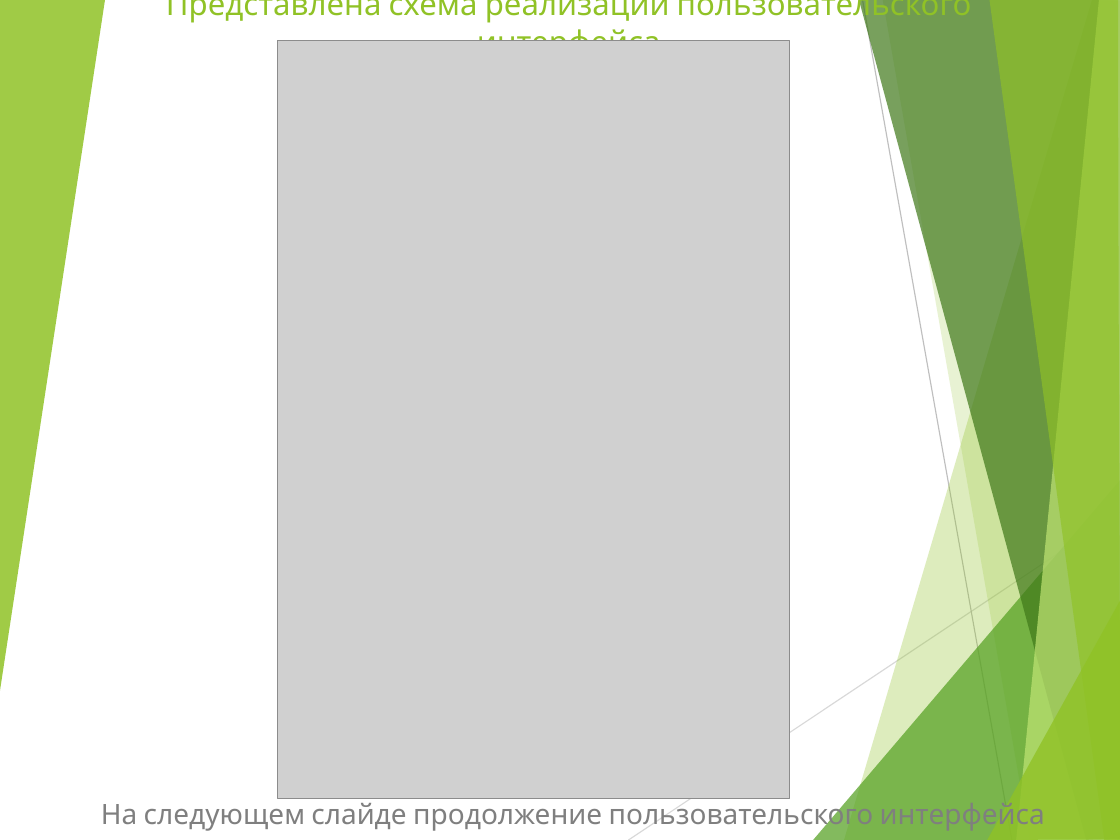
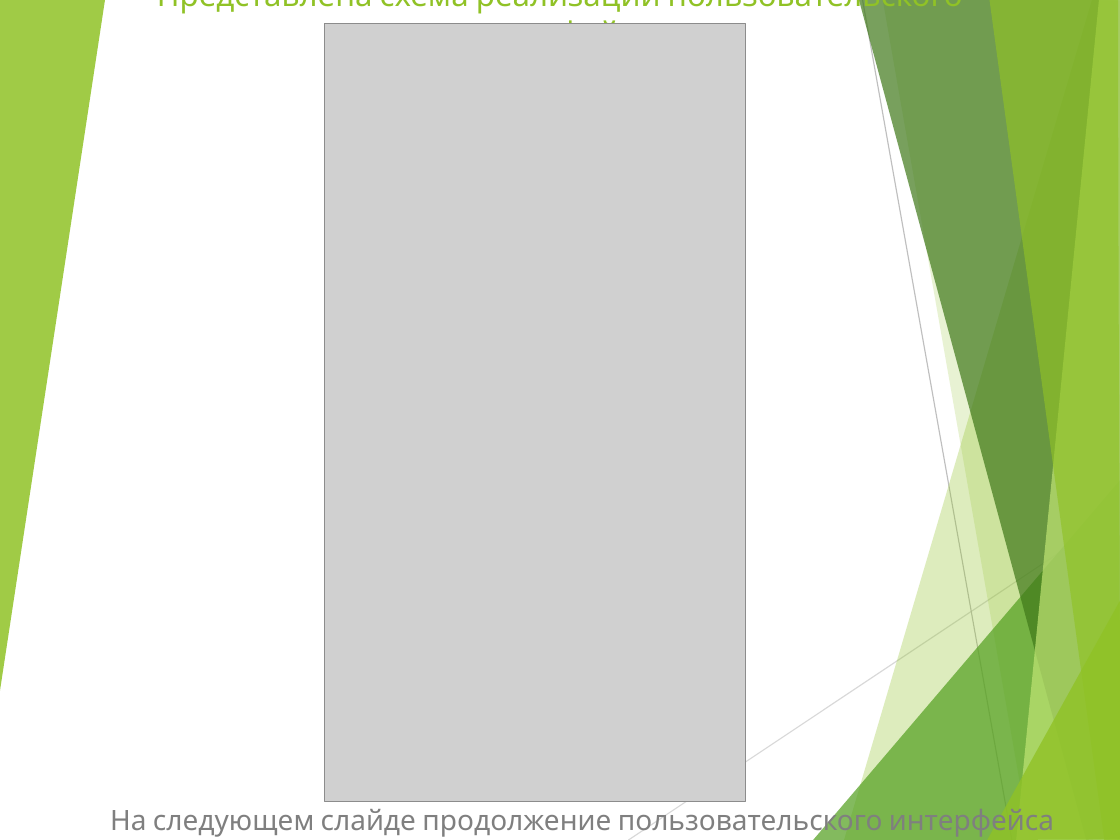
Before and after one commit to Vadim47-lab/Planet-simulator, a slide deck: slide 10 of Презентация по преддипломной практике.ppt. Drawn at 1120x840 pixels with LibreOffice and Linux fonts; fonts in the diff are those of the drawing; grey boxes stand for pictures. Boxes give left, top, right and bottom in pixels: in the first picture for what was removed or moved away, otherwise in the second. Text is boxed around its words. In the diff, an @@ line names an element or a change of style, - is before the commit and + after.

```diff
--- a/Презентация по преддипломной практике.ppt
+++ b/Презентация по преддипломной практике.ppt
@@ title "Представлена схема реализации пользовательского интерфейса" rewrapped from [166, 0, 972, 41] to [157, 0, 963, 24] @@
@@ picture: place and size @@
-picture at [278, 40, 790, 797]
+picture at [325, 24, 746, 802]
@@ subtitle "На следующем слайде продолжение пользовательского ...": place and size @@
-subtitle "На следующем слайде продолжение пользовательского ..." at [101, 797, 1045, 831]
+subtitle "На следующем слайде продолжение пользовательского ..." at [110, 803, 1054, 837]
```
Also in this commit, not shown: 2 other slides changed, 1 slide added, 4 other files.
